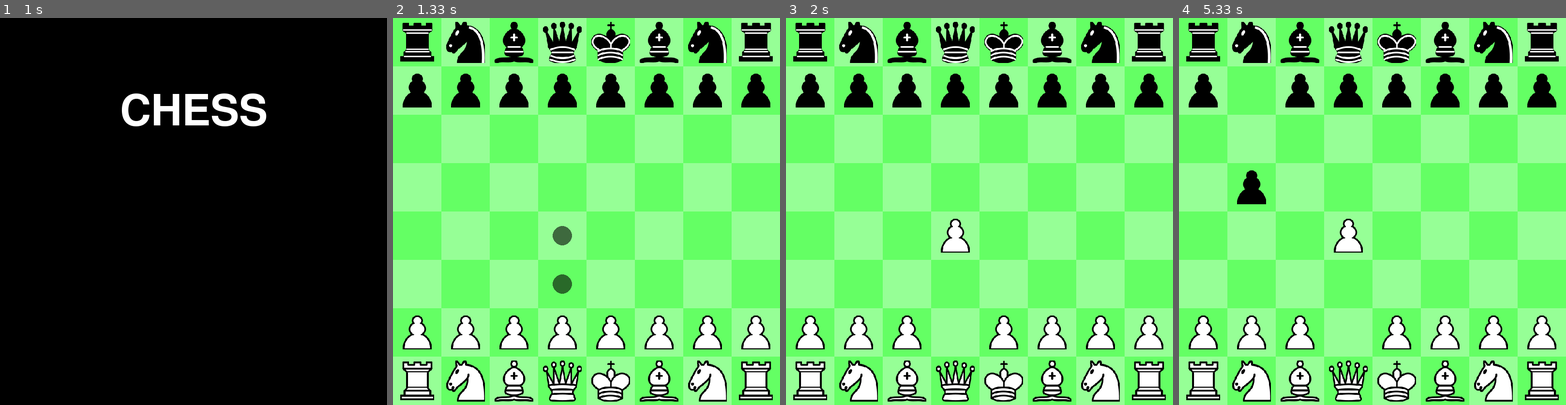
Above: before the commit, frames 1-4 (left to right).
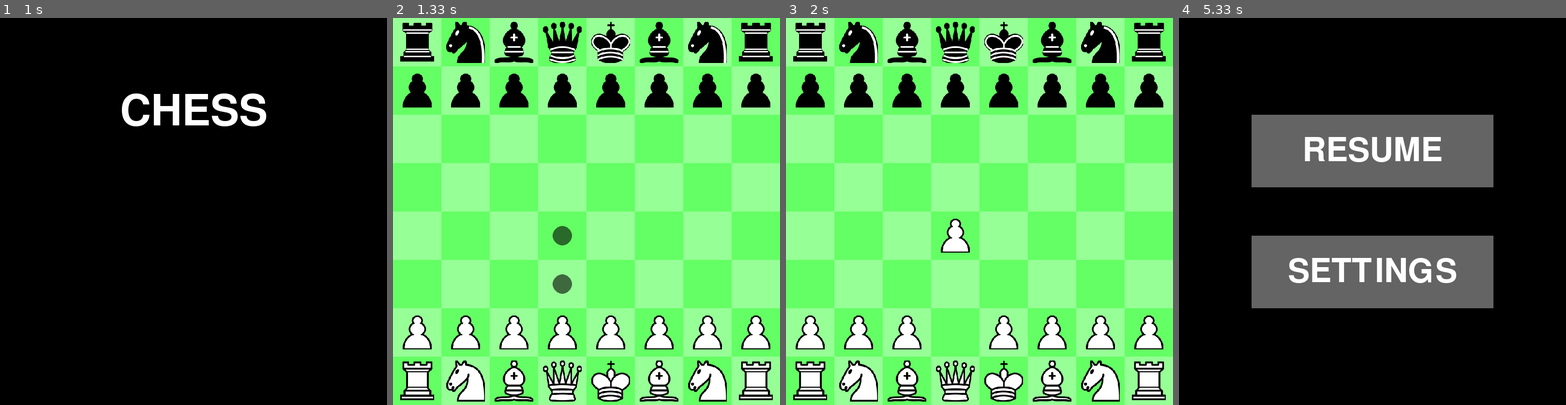
Above: after the commit, the same moments.

Repository: PennyGuyDyls/Pygame-games
Game: pygame game, started from Chess_game/Main.py
Two runs of this game, one before a commit and one after it. Both use one fixed random seed, a clock stepped at 60 frames per second and the inputs below.
Inputs (mouse positions are in pixels of both pictures, inside the frame that each line leads up to):
- Up to frame 1 (1 s): click (73, 304) at 0.88 s
- Up to frame 2 (1.33 s): click (567, 312) at 1.22 s
- Up to frame 3 (2 s): click (979, 257) at 1.58 s
- Up to frame 4 (5.33 s): click (1310, 83) at 2.08 s; click (1511, 180) at 2.55 s; click (1256, 79) at 2.88 s; click (1260, 188) at 3.22 s; hold Esc 3.5-4.03 s; click (1314, 323) at 3.58 s; press the mouse at (1372, 273) at 4.1 s; move the mouse to (1318, 254) at 4.2 s; move the mouse to (1264, 238) at 4.3 s; release the mouse at (1264, 238) at 4.33 s; press the mouse at (1372, 273) at 4.43 s; move the mouse to (1360, 184) at 4.53 s; move the mouse to (1349, 95) at 4.63 s; release the mouse at (1349, 95) at 4.67 s; press the mouse at (1372, 273) at 4.77 s; move the mouse to (1395, 257) at 4.87 s; move the mouse to (1418, 246) at 4.97 s; release the mouse at (1418, 246) at 5 s; press the mouse at (1372, 149) at 5.1 s; move the mouse to (1310, 126) at 5.2 s; move the mouse to (1252, 103) at 5.3 s

Frame 1 is identical in both runs. In frame 2, 83% of the frame differs, in the area x 0-100%, y 0-100%; in frame 3, 83%; in frame 4, 90%.

Commit message:
en passant + repetition detection

Diff:
--- a/Chess_game/Main.py
+++ b/Chess_game/Main.py
@@ -2,15 +2,16 @@
 from Scripts.board import game
 from Scripts.UI import menu, show
 from Scripts.events import event_handle
+from Scripts.pieces import Piece
 
 
 pygame.init()
 
 chess=game()
-
 hover = False
 running=menu(True,chess)
 while running:
+
     show(chess)
     pygame.display.flip()
 
@@ -22,3 +23,9 @@
         pygame.time.wait(1500)
         running=menu(False,chess)
         chess=game()
+    elif chess.draw:
+        show(chess)
+        pygame.display.flip()
+        pygame.time.wait(1500)
+        running=menu(False,chess)
+        chess=game()
--- a/Chess_game/Scripts/UI.py
+++ b/Chess_game/Scripts/UI.py
@@ -12,7 +12,10 @@
         surf = pygame.Surface((800,800), pygame.SRCALPHA)
         pygame.draw.rect(surf, (0,0,0,200), (0,0,800,800))
         screen.blit(surf, (0,0))
-        text=font.render(chess.checkmate+' WINS',True,(255,255,255))
+        if chess.checkmate:
+            text=font.render(chess.checkmate+' WINS',True,(255,255,255))
+        if chess.draw:
+            text=font.render('DRAW',True,(255,255,255))
     screen.blit(text,(screen.get_width()//2-text.get_width()//2,150))
     pygame.display.flip()
     pygame.time.wait(1000)
@@ -129,9 +132,9 @@
                 if 150<=x<=650:
                     if 200<=y<=350:
                         return True, True
-                    if 450<=y<=350:
+                    if 450<=y<=600:
                         settings()
         pygame.display.flip()
 
 def settings():
-    pass
+   pause_menu()
--- a/Chess_game/Scripts/board.py
+++ b/Chess_game/Scripts/board.py
@@ -5,7 +5,7 @@
 
 class game():
     def __init__(self):
-        self.backboard = [[dark if (row + col) % 2 == 0 else light for col in range(8)] for row in range(8)]
+        self.backboard = [[dark if (row + col) % 2 == 1 else light for col in range(8)] for row in range(8)]
 
         top_bottom=[[rook(i,0,(0 if i else 7)),
                      knight(i,1,(0 if i else 7)),
@@ -29,6 +29,8 @@
                 if self.board[i][j]!=0:
                     self.board[i][j].rect.center=(j*100+50,i*100+50)
 
+        self.movelog=[]
+
         self.turn=0
         self.dots=[]
         self.action_piece=None
@@ -38,7 +40,7 @@
         self.red_square=None
         self.moved=False
         self.checkmate=False
-        self.stalemate=False
+        self.draw=False
 
     def select(self,row,col):
 
@@ -53,8 +55,12 @@
                 x,y = pos
             else:
                 self.red_square=None
+            self.movelog.append([Piece.clone_board(None,self.board),self.turn])
+            for i in range(len(self.movelog)):
+                print(self.same_pos(self.movelog[i][0],self.board,self.movelog[i][1],self.turn))
+            print()
+            game_end=self.check_game_end()
 
-            game_end=self.check_game_end()
             if self.blackincheck or self.whiteincheck:
                 self.red_square=[x,y]
                 if game_end and self.blackincheck:
@@ -63,7 +69,7 @@
                     self.checkmate='WHITE'
             else:
                 if game_end:
-                    self.stalemate=True
+                    self.draw=True
 
 
 
@@ -96,14 +102,49 @@
                         else:
                             self.blackincheck=True
                         return j,i
-        self.blackincheck=False
-        self.whiteincheck=False
+
         return False
 
     def check_game_end(self):
+        count=0
+        for i in self.movelog:
+            if self.same_pos(i[0],self.board,i[1],self.turn):
+                count+=1
+        if count >= 3:
+            self.draw=True
+            return True
         for i in range(8):
             for j in range(8):
                 if isinstance(self.board[i][j],Piece) and self.board[i][j].colour == self.turn:
                     if self.board[i][j].check_legality(self.board,(self.board[i][j].check_possible_moves(self.board))) != []:
                         return False
+
         return True
+
+    def same_pos(self,oldboard,newboard,oldturn,newturn):
+        def boards_equal(boardA, boardB):
+            for i in range(8):
+                for j in range(8):
+                    a = boardA[i][j]
+                    b = boardB[i][j]
+
+                    if type(a) != type(b):
+                        return False
+
+                    if a == 0 and b == 0:
+                        continue
+
+                    if a.colour != b.colour:
+                        return False
+
+                    if hasattr(a, "moved") and a.moved != b.moved:
+                        return False
+
+                    if hasattr(a, "enpassant_target") and a.enpassant_target != b.enpassant_target:
+                        return False
+
+            return True
+
+        if boards_equal(oldboard, Piece.clone_board(None,newboard)) and oldturn==newturn:
+            return True
+        return False
--- a/Chess_game/Scripts/pieces.py
+++ b/Chess_game/Scripts/pieces.py
@@ -12,6 +12,8 @@
 
         if board[y][x]==0:
             if self.type=='PAWN':
+                if self.enpassant_target == x:
+                    return True
                 return False
             if self.type in ['BISHOP','ROOK','QUEEN']:
                 return True,False
@@ -28,7 +30,21 @@
 
     def move(self,board,y,x):
         if self.type=='PAWN':
+            if y-self.posy==2 or y-self.posy==-2:
+                if self.move2 and 0<=x+1<8 and isinstance(board[y][x+1],pawn):
+                    board[y][x+1].enpassant_target=x
+                if self.move2 and 0<=x-1<8 and isinstance(board[y][x-1],pawn):
+                    board[y][x-1].enpassant_target=x
+            else:
+                if x==self.enpassant_target:
+                    board[y-self.mod][x]=0
+                for i in board:
+                    for j in i:
+                        if isinstance(j,pawn):
+                            j.enpassant_target=None
+
             self.move2=False
+
             if y==7 or y==0:
                 type=pawn_promotion(self.colour,x,y)
                 if type == 'QUEEN':
@@ -40,14 +56,20 @@
                 elif type == 'BISHOP':
                     self=bishop(self.colour,self.posx,self.posy)
 
-        elif self.type == 'KING':
+        else:
+            for i in board:
+                for j in i:
+                    if isinstance(j,pawn):
+                        j.enpassant_target=None
+
+        if self.type == 'KING':
             self.moved=True
             if x-self.posx==2:
                 board[self.posy][7].move(board,self.posy,5)
             if x-self.posx==-2:
                 board[self.posy][0].move(board,self.posy,3)
 
-        elif self.type =='ROOK':
+        if self.type =='ROOK':
             self.moved=True
 
         board[self.posy][self.posx]=0
@@ -63,6 +85,14 @@
     def logic_move(self,board,y,x):
         if self.type=='PAWN':
             self.move2=False
+            if y-self.posy==2 or y-self.posy==-2:
+                if self.move2 and 0<=x+1<8 and isinstance(board[y][x+1],pawn):
+                    board[y][x+1].enpassant_target=x
+                if self.move2 and 0<=x-1<8 and isinstance(board[y][x-1],pawn):
+                    board[y][x-1].enpassant_target=x
+            else:
+                if x==self.enpassant_target:
+                    board[y-self.mod][x]=0
 
         elif self.type == 'KING':
             self.moved=True
@@ -85,8 +115,9 @@
         new.oppcolour = self.oppcolour
         new.posx = self.posx
         new.posy = self.posy
-        new.moved = getattr(self, "moved", False)
-        new.move2 = getattr(self, "move2", False)
+        new.moved = getattr(self, 'moved', False)
+        new.move2 = getattr(self, 'move2', False)
+        new.enpassant_target = getattr(self, 'enpassant_target', False)
         new.type = self.type
         new.mod = getattr(self,'mod',False)
         return new
@@ -154,6 +185,8 @@
         self.rect.center = (x*100+50,y*100+50)
         self.type='PAWN'
         self.move2=True
+        self.enpassant_target=None
+        self.enpassant=False
 
         if self.colour == 1:
             self.oppcolour=0
@@ -377,4 +410,16 @@
 
         return False
 
-    return by_knight() or by_bishop() or by_rook() or by_pawn()
+    def by_king():
+        for i in range(-1,2):
+            for j in range(-1,2):
+                xcheck,ycheck=x+i,y+j
+                if i==0 and j==0:
+                    continue
+                if 0<=xcheck<8 and 0<=ycheck<8:
+                    if isinstance(board[ycheck][xcheck],king) and board[ycheck][xcheck].colour == bycolour:
+                        return True
+        return False
+
+
+    return by_knight() or by_bishop() or by_rook() or by_pawn() or by_king()
--- a/Chess_game/Scripts/promotion.py
+++ b/Chess_game/Scripts/promotion.py
@@ -43,4 +43,4 @@
                     elif origy==7:
                         for i in range(7,3,-1):
                             if i*100<my<(i+1)*100:
-                                return options[i]
+                                return options[7-i]
